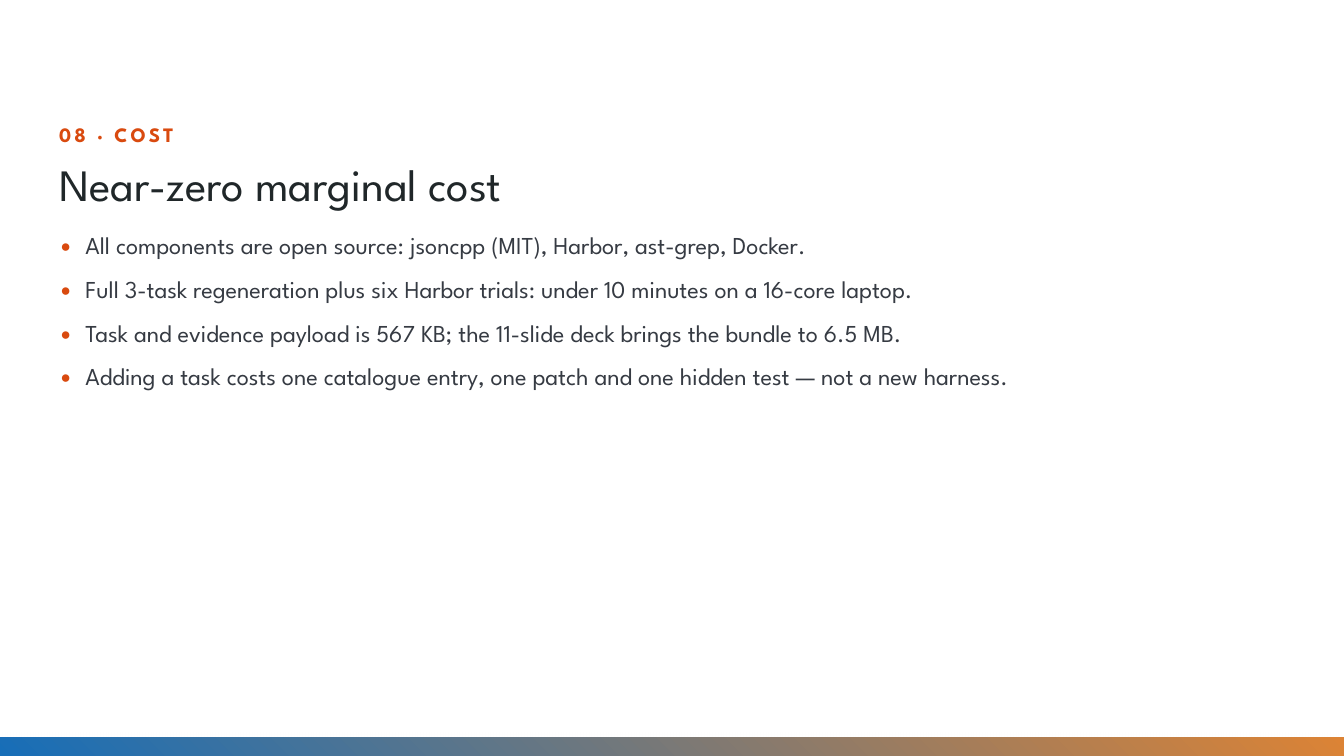
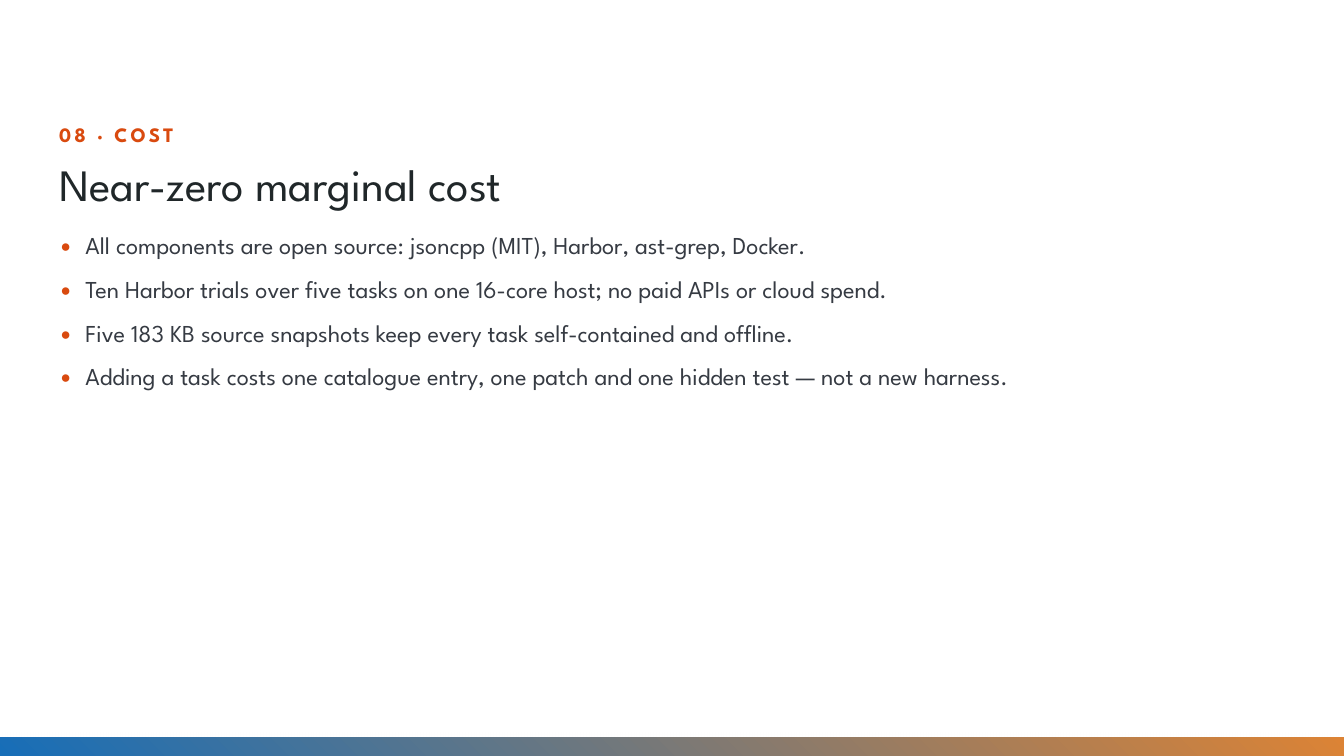
Before and after one commit to Divyanshu-kumar14/jsoncpp-harbor-factory, a slide deck: slide 9 of submission/Innodata_IDEA_SUBMISSION_jsoncpp.pptx. Drawn at 1344x756 pixels with LibreOffice and Linux fonts; fonts in the diff are those of the drawing; background and template pictures are left out. Boxes give left, top, right and bottom in pixels: in the first picture for what was removed or moved away, otherwise in the second. Text is boxed around its words. In the diff, an @@ line names an element or a change of style, - is before the commit and + after.

Commit message:
feat: add merge-patch and strict-number tasks; ship 5-task validated submission with audit

```diff
--- a/submission/Innodata_IDEA_SUBMISSION_jsoncpp.pptx
+++ b/submission/Innodata_IDEA_SUBMISSION_jsoncpp.pptx
@@ text at bbox=[85, 281, 887, 347]: text changed @@
-• Full 3-task regeneration plus six Harbor trials: under 10 minutes on a 16-core laptop.
-• Task and evidence payload is 567 KB; the 11-slide deck brings the bundle to 6.5 MB.
+• Ten Harbor trials over five tasks on one 16-core host; no paid APIs or cloud spend.
+• Five 183 KB source snapshots keep every task self-contained and offline.
```
Also in this commit, not shown: 5 other slides changed, 46 other files.
